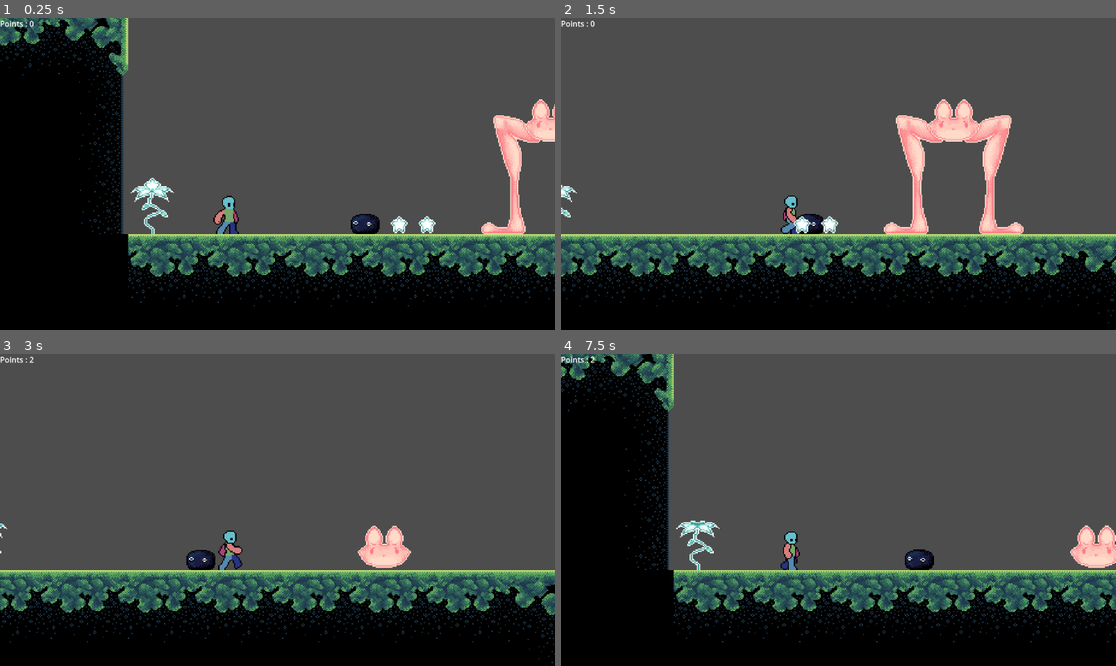
Above: before the commit, frames 1-4 (two rows, left to right).
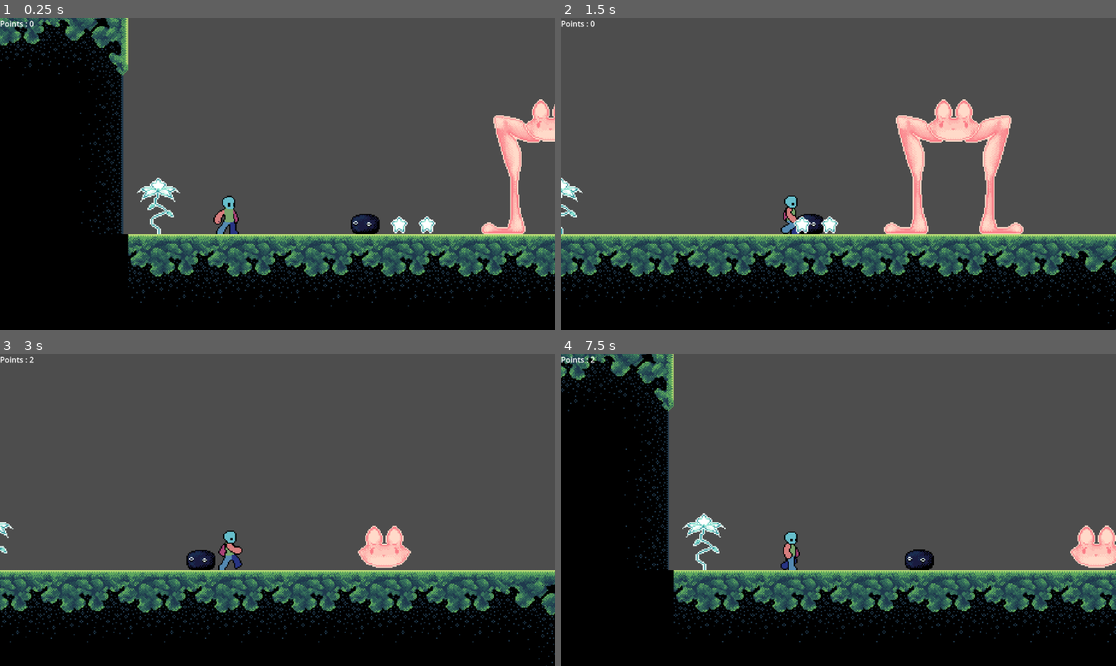
Above: after the commit, the same moments.

Repository: 7riciu/shiba-arcade-platformer-game
Game: Godot game, scene res://scenes/game.tscn
Two runs of this game, one before a commit and one after it. Both use one fixed random seed, a clock stepped at 60 frames per second and the inputs below.
Inputs (mouse positions are in pixels of both pictures, inside the frame that each line leads up to):
- Up to frame 1 (0.25 s): no input
- Up to frame 2 (1.5 s): tap Enter at 0.5 s; move the mouse to (960, 158) at 0.52 s; hold Right (Right) from 0.53 s (still down); tap R (Collect, bound only after the commit) at 0.6 s; tap Space (Jump) at 0.77 s; move the mouse to (727, 189) at 1.27 s; click (727, 189) at 1.35 s
- Up to frame 3 (3 s): tap Space (Jump) at 1.52 s; tap R (Collect, bound only after the commit) at 1.55, 2.1, 2.85 s; move the mouse to (333, 441) at 2.02 s; release Right (Right) at 2.03 s; hold Left (Left) 2.03-2.78 s; move the mouse to (249, 572) at 2.77 s; hold Right (Right) from 2.78 s (still down)
- Up to frame 4 (7.5 s): tap Space (Jump) at 3.02, 3.77, 4.52, 6.02, 6.77 s; move the mouse to (1005, 556) at 3.52 s; click (1005, 556) at 3.6 s; tap R (Collect, bound only after the commit) at 3.8, 4.35, 5.1, 6.05, 6.6, 7.35 s; move the mouse to (672, 463) at 4.27 s; release Right (Right) at 4.28 s; hold Left (Left) 4.28-5.03 s; move the mouse to (866, 510) at 5.02 s; hold Right (Right) 5.03-5.78 s; move the mouse to (755, 432) at 5.77 s; hold Left (Left) 5.78-7.28 s; click (755, 432) at 5.85 s; move the mouse to (960, 494) at 6.52 s; move the mouse to (727, 525) at 7.27 s; hold Right (Right) from 7.28 s (still down)

The runs differ from the first frame. In frame 1, 0.6% of the frame differs, in the area x 23-33%, y 51-70%; in frame 2, 0.2%; in frame 3, less than 0.1%; in frame 4, 0.6%, in the area x 20-30%, y 51-70%.

Commit message:
Script - collectale flower ୨ৎ

Diff:
--- a/project.godot
+++ b/project.godot
@@ -48,6 +48,11 @@
 , Object(InputEventKey,"resource_local_to_scene":false,"resource_name":"","device":-1,"window_id":0,"alt_pressed":false …(183 unchanged characters)…
 ]
 }
+Collect={
+"deadzone": 0.2,
+"events": [Object(InputEventKey,"resource_local_to_scene":false,"resource_name":"","device":-1,"window_id":0,"alt_pressed":false,"shift_pressed":false,"ctrl_pressed":false,"meta_pressed":false,"pressed":false,"keycode":0,"physical_keycode":82,"key_label":0,"unicode":114,"location":0,"echo":false,"script":null)
+]
+}
 
 [rendering]
 
--- a/scenes/game.tscn
+++ b/scenes/game.tscn
@@ -5,7 +5,7 @@
 [ext_resource type="PackedScene" uid="uid://4slk18pq1dbu" path="res://scenes/killzone.tscn" id="4_iywne"]
 [ext_resource type="PackedScene" uid="uid://bxcn8flp64gha" path="res://scenes/basicEnemy.tscn" id="4_p57ef"]
 [ext_resource type="PackedScene" uid="uid://da707pn7kxhgb" path="res://scenes/bunnyEnemy.tscn" id="5_iywne"]
-[ext_resource type="PackedScene" uid="uid://dt6xg5vbu7ghp" path="res://scenes/startFlower.tscn" id="6_p57ef"]
+[ext_resource type="PackedScene" uid="uid://bgk501dr6y7vu" path="res://scenes/starFlower.tscn" id="6_p57ef"]
 [ext_resource type="PackedScene" uid="uid://6tl6sptuo2jw" path="res://scenes/point.tscn" id="7_u5sy4"]
 [ext_resource type="PackedScene" uid="uid://btwobl5eonivb" path="res://scenes/pointsCountUI.tscn" id="8_gee14"]
 
@@ -69,9 +69,6 @@
 [node name="Bunny" parent="." instance=ExtResource("5_iywne")]
 position = Vector2(223, 8)
 
-[node name="startFlower" parent="." instance=ExtResource("6_p57ef")]
-position = Vector2(-108, 40)
-
 [node name="pointsCount" parent="." instance=ExtResource("8_gee14")]
 
 [node name="Points" type="Node2D" parent="."]
@@ -82,4 +79,7 @@
 [node name="point" parent="Points" instance=ExtResource("7_u5sy4")]
 position = Vector2(97, 56)
 
+[node name="starFlower" parent="." instance=ExtResource("6_p57ef")]
+position = Vector2(-103, 40)
+
 [connection signal="body_entered" from="killzone" to="Player" method="_on_killzone_body_entered"]
--- /dev/null
+++ b/scenes/starFlower.tscn
@@ -0,0 +1,60 @@
+[gd_scene load_steps=8 format=3 uid="uid://bgk501dr6y7vu"]
+
+[ext_resource type="Script" uid="uid://b30u44ur4ayd8" path="res://scripts/start_flower_area.gd" id="1_5q1h8"]
+[ext_resource type="Texture2D" uid="uid://c2r3kdcj1k6qm" path="res://assets/start flower.png" id="1_qd7ap"]
+
+[sub_resource type="RectangleShape2D" id="RectangleShape2D_5q1h8"]
+size = Vector2(52, 56)
+
+[sub_resource type="AtlasTexture" id="AtlasTexture_movsm"]
+atlas = ExtResource("1_qd7ap")
+region = Rect2(96, 0, 48, 48)
+
+[sub_resource type="AtlasTexture" id="AtlasTexture_6acif"]
+atlas = ExtResource("1_qd7ap")
+region = Rect2(48, 0, 48, 48)
+
+[sub_resource type="AtlasTexture" id="AtlasTexture_p7lnv"]
+atlas = ExtResource("1_qd7ap")
+region = Rect2(0, 0, 48, 48)
+
+[sub_resource type="SpriteFrames" id="SpriteFrames_nbyrs"]
+animations = [{
+"frames": [{
+"duration": 1.0,
+"texture": SubResource("AtlasTexture_movsm")
+}],
+"loop": true,
+"name": &"collected",
+"speed": 5.0
+}, {
+"frames": [{
+"duration": 1.0,
+"texture": SubResource("AtlasTexture_6acif")
+}],
+"loop": true,
+"name": &"default",
+"speed": 5.0
+}, {
+"frames": [{
+"duration": 1.0,
+"texture": SubResource("AtlasTexture_p7lnv")
+}],
+"loop": true,
+"name": &"default outline",
+"speed": 5.0
+}]
+
+[node name="starFlower" type="CharacterBody2D"]
+
+[node name="CollectArea" type="Area2D" parent="."]
+script = ExtResource("1_5q1h8")
+
+[node name="CollisionShape2D" type="CollisionShape2D" parent="CollectArea"]
+position = Vector2(0, -4)
+shape = SubResource("RectangleShape2D_5q1h8")
+
+[node name="AnimatedSprite2D" type="AnimatedSprite2D" parent="."]
+sprite_frames = SubResource("SpriteFrames_nbyrs")
+animation = &"collected"
+autoplay = "default"
--- a/scenes/startFlower.tscn
+++ /dev/null
@@ -1,39 +0,0 @@
-[gd_scene load_steps=6 format=3 uid="uid://dt6xg5vbu7ghp"]
-
-[ext_resource type="Texture2D" uid="uid://c2r3kdcj1k6qm" path="res://assets/start flower.png" id="1_qd7ap"]
-
-[sub_resource type="AtlasTexture" id="AtlasTexture_5q1h8"]
-atlas = ExtResource("1_qd7ap")
-region = Rect2(48, 0, 48, 48)
-
-[sub_resource type="AtlasTexture" id="AtlasTexture_qd7ap"]
-atlas = ExtResource("1_qd7ap")
-region = Rect2(96, 0, 48, 48)
-
-[sub_resource type="AtlasTexture" id="AtlasTexture_movsm"]
-atlas = ExtResource("1_qd7ap")
-region = Rect2(0, 0, 48, 48)
-
-[sub_resource type="SpriteFrames" id="SpriteFrames_movsm"]
-animations = [{
-"frames": [{
-"duration": 1.0,
-"texture": SubResource("AtlasTexture_5q1h8")
-}, {
-"duration": 1.0,
-"texture": SubResource("AtlasTexture_qd7ap")
-}, {
-"duration": 1.0,
-"texture": SubResource("AtlasTexture_movsm")
-}],
-"loop": true,
-"name": &"idle",
-"speed": 3.0
-}]
-
-[node name="startFlower" type="CharacterBody2D"]
-
-[node name="AnimatedSprite2D" type="AnimatedSprite2D" parent="."]
-sprite_frames = SubResource("SpriteFrames_movsm")
-animation = &"idle"
-autoplay = "idle"
--- /dev/null
+++ b/scripts/star_flower.gd
@@ -0,0 +1,15 @@
+extends CharacterBody2D
+
+@onready var points_ui = get_tree().get_first_node_in_group("ui")
+@onready var collect_area = $CollectArea
+@onready var flower_sprite = $AnimatedSprite2D
+
+func _ready() -> void:
+	flower_sprite.play("default")
+
+func flower_collectable():
+	if collect_area.can_collect and not collect_area.collected:
+		flower_sprite.play("default outline")
+
+	elif collect_area.collected:
+		flower_sprite.play("collected")
--- /dev/null
+++ b/scripts/start_flower_area.gd
@@ -0,0 +1,34 @@
+extends Area2D
+
+@onready var flower_sprite = get_node("/root/game/starFlower/AnimatedSprite2D")
+
+var can_collect = false
+var collected = false
+
+func _ready():
+	self.body_entered.connect(is_collectable)
+	self.body_exited.connect(is_not_collectable)
+	flower_sprite.play("default")
+
+func is_collectable(body):
+	if body.is_in_group("player"):
+		can_collect = true
+		print("can collect flower")
+		if not collected:
+			flower_sprite.play("default outline")
+		else:
+			flower_sprite.play("collected")
+
+func is_not_collectable(body):
+	if body.is_in_group("player"):
+		can_collect = false
+		print("can not collect flower")
+		if not collected:
+			flower_sprite.play("default")
+		else:
+			flower_sprite.play("collected")
+
+func _process(delta: float) -> void:
+	if can_collect and Input.is_action_just_pressed("Collect"):
+		flower_sprite.play("collected")
+		collected = true
Not shown, added: scripts/star_flower.gd.uid
Not shown, added: scripts/start_flower_area.gd.uid
